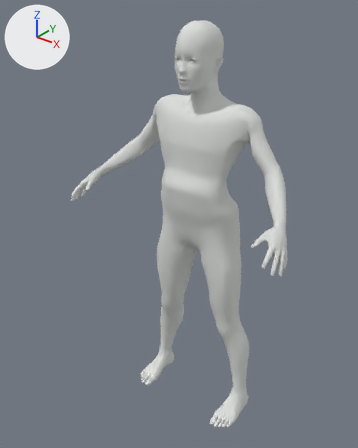
The glTF model public/models/mannequin.glb, before and after one commit.
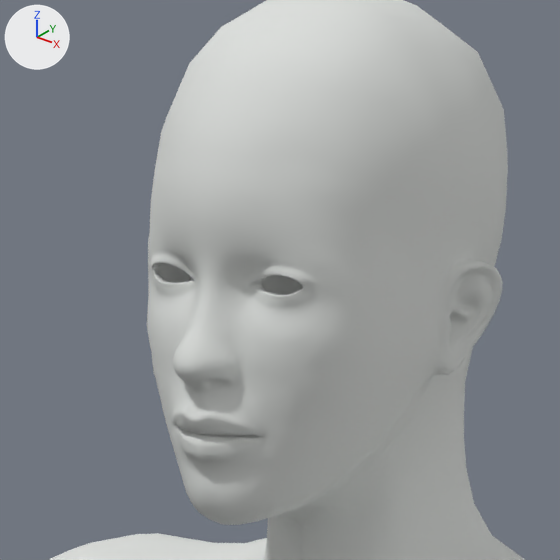
Each version is shown whole from a 50 mm camera at (1.142, -1.607, 1.87) aimed at (-0.052, -0.115, 0.945), then close up on the part from 43% to 64% of the width and 5% to 22% of the height. The lights are fixed; the arrows at upper left show +X, +Y and +Z. The first two pictures are the older version.

Objects in the first close-up: 'Fitroom_Mannequin'.
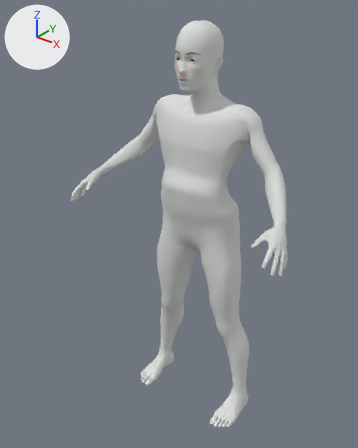
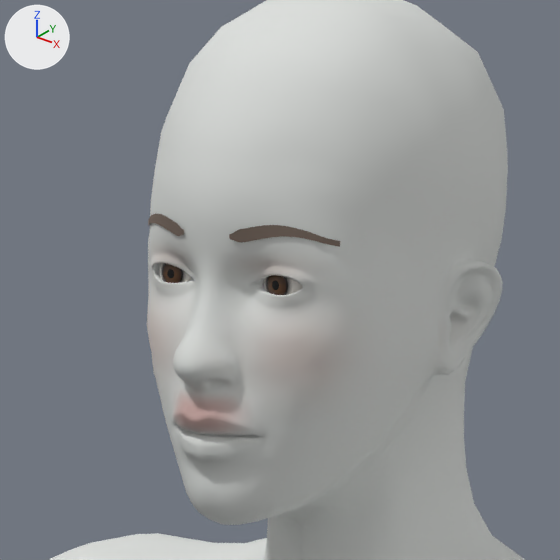
Pixel boxes [x1, y1, x2, y2] of what changed, in the close-ups (560 x 560 px):
'Fitroom_Mannequin', recoloured: [147, 210, 343, 435] in both
'Fitroom_Brows', added (brown): after [148, 214, 340, 247]
'Fitroom_Eye_L', added: after [263, 275, 303, 295]
'Fitroom_Eye_R', added: after [159, 263, 191, 283]

Diff of the bpy script that builds the scene:
```diff
--- a/public/models/mannequin.glb.py
+++ b/public/models/mannequin.glb.py
@@ mat_neutral_matte_porcelain @@
 n0 = _N.new('ShaderNodeBsdfPrincipled'); n0.name = 'Principled BSDF'
-n0.inputs[0].default_value = (0.72, 0.74, 0.72, 1.0)  # 'Base Color', light grey #dddfdd
 n0.inputs[2].default_value = 0.82  # 'Roughness'
 n1 = _N.new('ShaderNodeOutputMaterial'); n1.name = 'Material Output'
+n2 = _N.new('ShaderNodeMix'); n2.name = 'Mix'
+n2.data_type = 'RGBA'
+n2.blend_type = 'MULTIPLY'
+n2.inputs[0].default_value = 1.0  # 'Factor'
+n2.inputs[7].default_value = (0.72, 0.74, 0.72, 1.0)  # 'B', light grey #dddfdd
+n3 = _N.new('ShaderNodeVertexColor'); n3.name = 'Color Attribute'
 _L.new(n0.outputs[0], n1.inputs[0])  # 'BSDF' to 'Surface'
+_L.new(n2.outputs[2], n0.inputs[0])  # 'Result' to 'Base Color'
+_L.new(n3.outputs[0], n2.inputs[6])  # 'Color' to 'A'
@@ mat_brow @@
+mat_brow = principled_material('Brow')
+mat_brow.base_color = (0.2, 0.15, 0.12)  # brown #7c6c61
+mat_brow.roughness = 0.9
@@ mat_eye @@
+mat_eye = bpy.data.materials.new('Eye')
+mat_eye.use_nodes = True; mat_eye.node_tree.nodes.clear()
+_N = mat_eye.node_tree.nodes; _L = mat_eye.node_tree.links
+n0 = _N.new('ShaderNodeBsdfPrincipled'); n0.name = 'Principled BSDF'
+n0.inputs[2].default_value = 0.1  # 'Roughness'
+n1 = _N.new('ShaderNodeOutputMaterial'); n1.name = 'Material Output'
+n2 = _N.new('ShaderNodeVertexColor'); n2.name = 'Color Attribute'
+_L.new(n0.outputs[0], n1.inputs[0])  # 'BSDF' to 'Surface'
+_L.new(n2.outputs[0], n0.inputs[0])  # 'Color' to 'Base Color'
@@ me_makehuman_mannequin @@
 me_makehuman_mannequin.from_pydata(...)  # 13380 vertices, 26756 faces; spans x -0.52..0.52, y -0.34..0.1, z 0.0..1.75
 # used by ob_fitroom_mannequin; location = (0.0, 0.0, 0.0)
+# me_makehuman_mannequin part 1: vertex colours changed
 me_makehuman_mannequin.materials.append(mat_neutral_matte_porcelain)
@@ me_brows @@
+me_brows.from_pydata(...)  # 104 vertices, 100 faces; spans x -0.0589..0.0589, y -0.1586..-0.13, z 1.6423..1.6522
+me_brows.materials.append(mat_brow)  # brown #7c6c61
@@ me_eye_r @@
+me_eye_r.from_pydata(...)  # 1154 vertices, 2304 faces; spans x -0.0474..-0.0171, y -0.1458..-0.1155, z 1.6089..1.6392
+me_eye_r.materials.append(mat_eye)
@@ me_eye_l @@
+me_eye_l.from_pydata(...)  # 1154 vertices, 2304 faces; spans x 0.0171..0.0474, y -0.1458..-0.1155, z 1.6089..1.6392
+me_eye_l.materials.append(mat_eye)
@@ ob_fitroom_brows @@
+ob_fitroom_brows = bpy.data.objects.new('Fitroom_Brows', me_brows)
+ob_fitroom_brows.location = (0.0, 0.0, 0.0)
@@ ob_fitroom_eye_r @@
+ob_fitroom_eye_r = bpy.data.objects.new('Fitroom_Eye_R', me_eye_r)
+ob_fitroom_eye_r.location = (0.0, 0.0, 0.0)
@@ ob_fitroom_eye_l @@
+ob_fitroom_eye_l = bpy.data.objects.new('Fitroom_Eye_L', me_eye_l)
+ob_fitroom_eye_l.location = (0.0, 0.0, 0.0)
```
